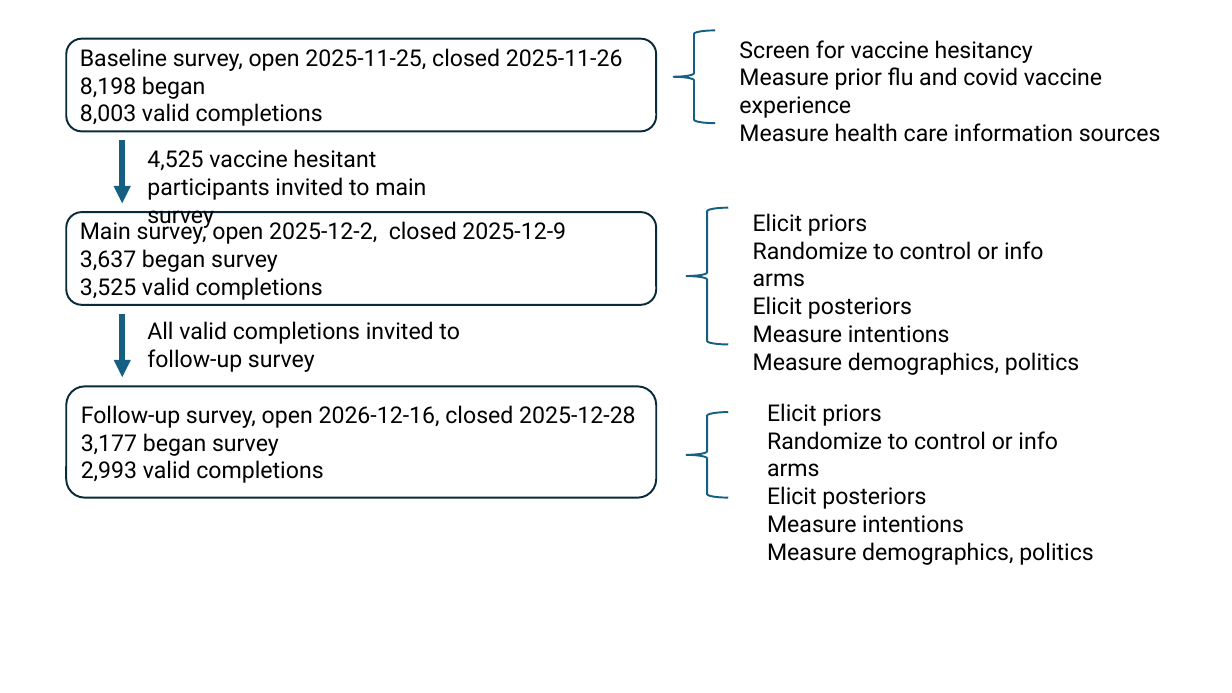
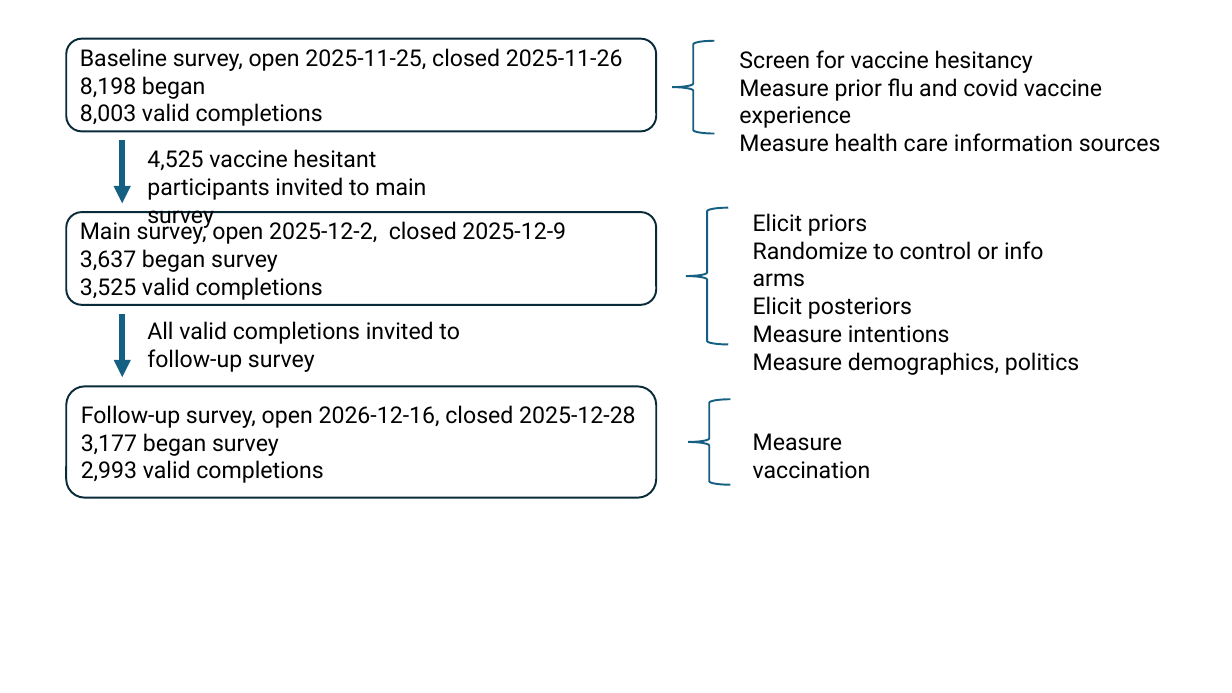
Before and after one commit to dansacks/vaccSideEffects, a slide deck: slide 2 of notes/experiment_flow.pptx. Drawn at 1232x693 pixels with LibreOffice and Linux fonts; fonts in the diff are those of the drawing. Boxes give left, top, right and bottom in pixels: in the first picture for what was removed or moved away, otherwise in the second. Text is boxed around its words. In the diff, an @@ line names an element or a change of style, - is before the commit and + after.

```diff
--- a/notes/experiment_flow.pptx
+++ b/notes/experiment_flow.pptx
@@ left brace: place and size @@
-left brace at <box>673,30,715,123</box>
+left brace at <box>672,41,714,133</box>
@@ text "Screen for vaccine hesitancy": place and size @@
-text "Screen for vaccine hesitancy" at <box>739,40,1161,142</box>
+text "Screen for vaccine hesitancy" at <box>739,50,1161,152</box>
@@ left brace: place and size @@
-left brace at <box>686,412,728,498</box>
+left brace at <box>689,399,731,485</box>
@@ text at <box>753,433,871,479</box>: text changed @@
-Elicit priors
-Randomize to control or info arms
-Elicit posteriors
-Measure intentions
-Measure demographics, politics
+Measure vaccination
```
Also in this commit, not shown: 1 slide added, 1 slide removed, 18 other files.
